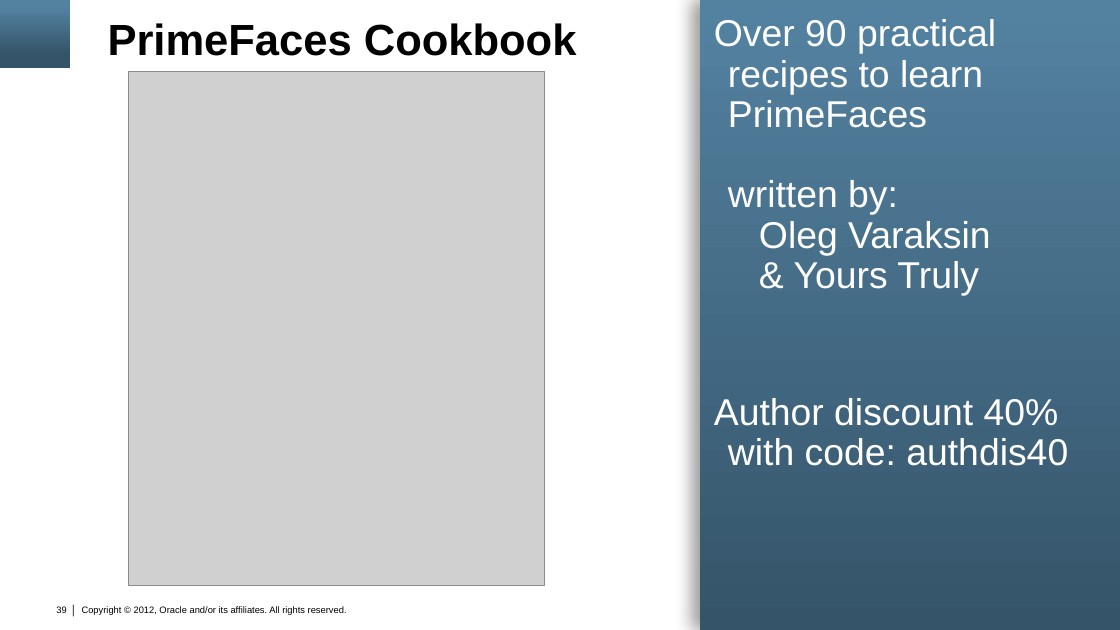
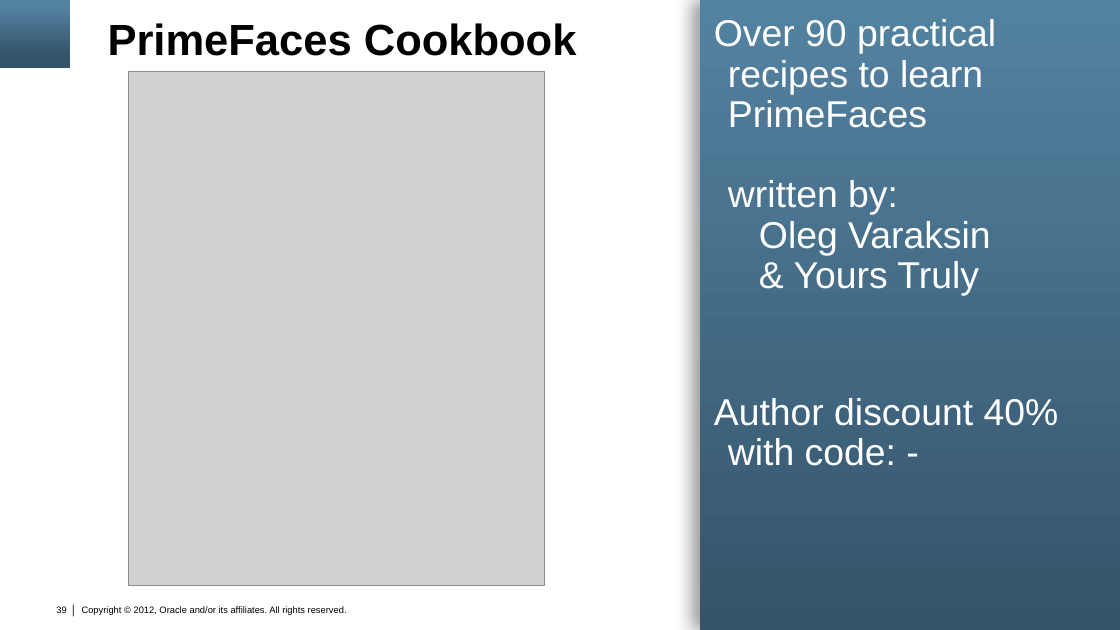
Before and after one commit to marfous/j1demo-pf, a slide deck: slide 39 of con3638.pptx. Drawn at 1120x630 pixels with LibreOffice and Linux fonts; fonts in the diff are those of the drawing; grey boxes stand for pictures; background and template pictures are left out. Boxes give left, top, right and bottom in pixels: in the first picture for what was removed or moved away, otherwise in the second. Text is boxed around its words. In the diff, an @@ line names an element or a change of style, - is before the commit and + after.

Commit message:
presentation updated on slides

```diff
--- a/con3638.pptx
+++ b/con3638.pptx
@@ text at <box>714,398,1059,466</box>: text changed @@
-Author discount 40% with code: authdis40
+Author discount 40% with code: -
```
